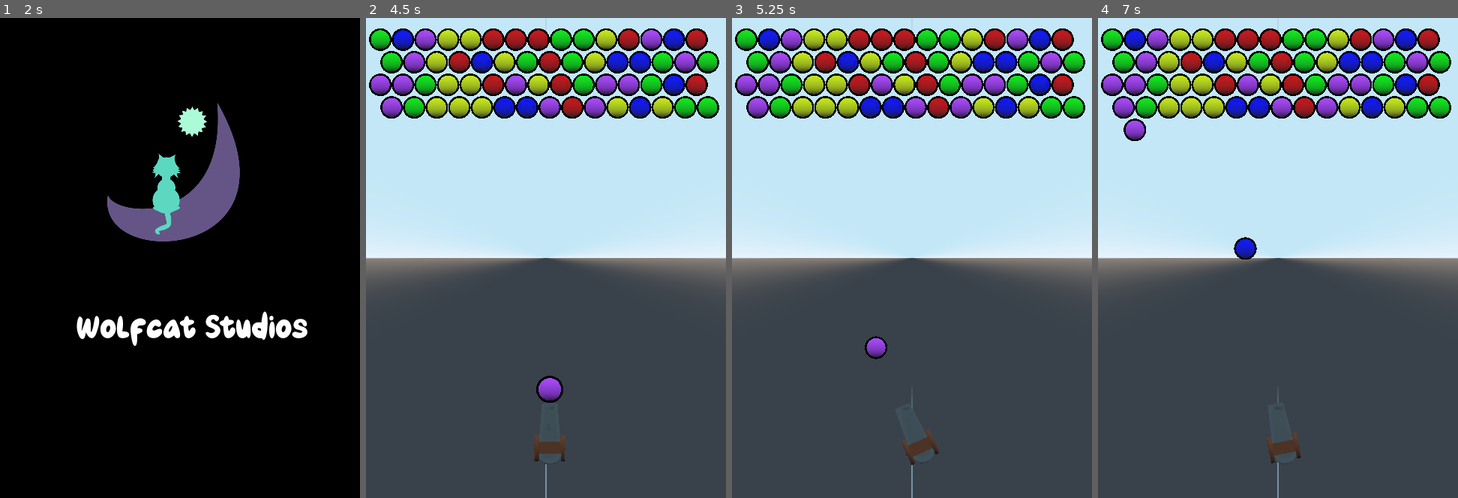
Above: before the commit, frames 1-4 (left to right).
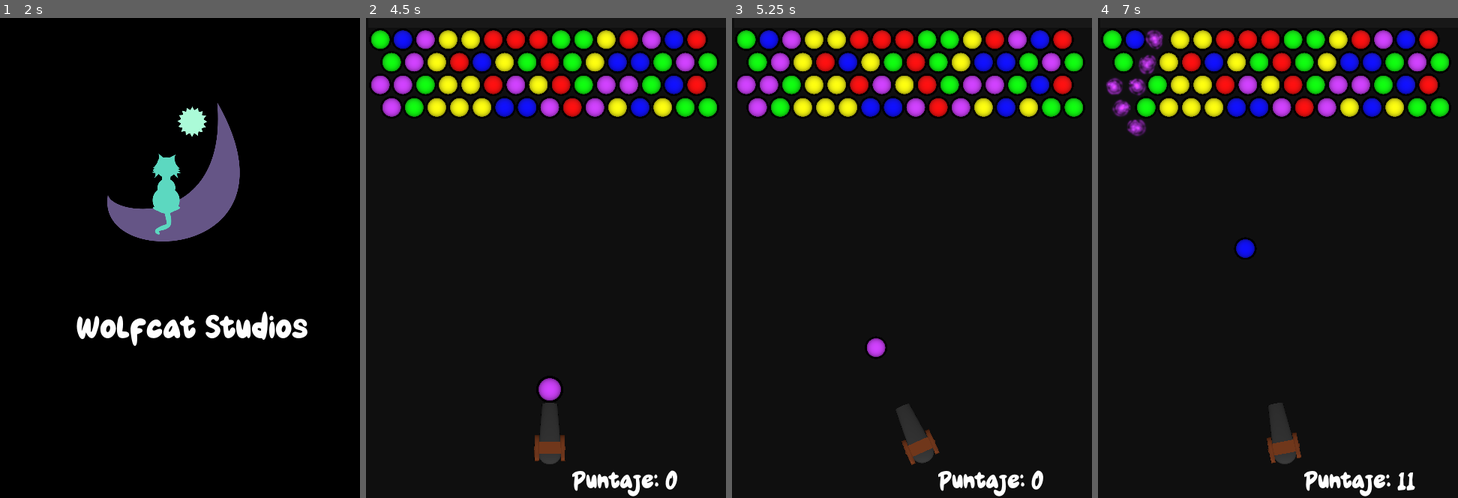
Above: after the commit, the same moments.

Repository: edkeran/Bubble_3D
Game: Godot game, scene res://StartEscene.tscn
Same seed, same stepped clock (60 frames per second), same inputs: the game is played once before the commit and once after it.
Inputs (mouse positions are in pixels of both pictures, inside the frame that each line leads up to):
- Up to frame 1 (2 s): move the mouse to (259, 234) at 0.52 s; press the mouse at (259, 234) at 0.53 s; move the mouse to (108, 282) at 1.27 s; release the mouse at (108, 282) at 1.28 s; click (108, 282) at 1.35 s
- Up to frame 2 (4.5 s): move the mouse to (582, 152) at 2.02 s; press the mouse at (582, 152) at 2.03 s; move the mouse to (528, 354) at 2.77 s; release the mouse at (528, 354) at 2.78 s; click (528, 354) at 2.85 s; move the mouse to (654, 330) at 3.52 s; press the mouse at (654, 330) at 3.53 s; release the mouse at (654, 330) at 4.25 s; click "Iniciar Partida" at 4.25 s
- Up to frame 3 (5.25 s): tap Enter at 5 s; move the mouse to (804, 186) at 5.02 s; click (804, 186) at 5.1 s
- Up to frame 4 (7 s): move the mouse to (1296, 258) at 5.77 s; press the mouse at (1296, 258) at 5.78 s; move the mouse to (1224, 138) at 6.52 s; release the mouse at (1224, 138) at 6.53 s; click (1224, 138) at 6.6 s

Frame 1 is identical in both runs. In frame 2, 94% of the frame differs, in the area x 0-100%, y 0-100%; in frame 3, 94%; in frame 4, 94%.

Commit message:
Adicion juego de velocidad y pantalla de game_over

Diff:
--- a/Assets/StartImages/LogoGame.svg
+++ b/Assets/StartImages/LogoGame.svg
@@ -3,8 +3,8 @@
 
 <svg
    width="210mm"
-   height="297mm"
-   viewBox="0 0 210 297"
+   height="181mm"
+   viewBox="0 0 210 181"
    version="1.1"
    id="svg5"
    inkscape:version="1.2.2 (732a01da63, 2022-12-09)"
@@ -24,9 +24,9 @@
      inkscape:deskcolor="#505050"
      inkscape:document-units="mm"
      showgrid="false"
-     inkscape:zoom="0.74564394"
-     inkscape:cx="466.71069"
-     inkscape:cy="454.64059"
+     inkscape:zoom="0.52724989"
+     inkscape:cx="709.34107"
+     inkscape:cy="587.9565"
      inkscape:window-width="1920"
      inkscape:window-height="1017"
      inkscape:window-x="-8"
--- /dev/null
+++ b/Assets/StartImages/endHappyFace.svg
@@ -0,0 +1,83 @@
+<?xml version="1.0" encoding="UTF-8" standalone="no"?>
+<!-- Created with Inkscape (http://www.inkscape.org/) -->
+
+<svg
+   width="105mm"
+   height="90mm"
+   viewBox="0 0 105 90"
+   version="1.1"
+   id="svg226"
+   inkscape:version="1.2.2 (732a01da63, 2022-12-09)"
+   sodipodi:docname="endHappyFace.svg"
+   xmlns:inkscape="http://www.inkscape.org/namespaces/inkscape"
+   xmlns:sodipodi="http://sodipodi.sourceforge.net/DTD/sodipodi-0.dtd"
+   xmlns="http://www.w3.org/2000/svg"
+   xmlns:svg="http://www.w3.org/2000/svg">
+  <sodipodi:namedview
+     id="namedview228"
+     pagecolor="#505050"
+     bordercolor="#eeeeee"
+     borderopacity="1"
+     inkscape:showpageshadow="0"
+     inkscape:pageopacity="0"
+     inkscape:pagecheckerboard="0"
+     inkscape:deskcolor="#505050"
+     inkscape:document-units="mm"
+     showgrid="false"
+     inkscape:zoom="0.74564394"
+     inkscape:cx="289.6825"
+     inkscape:cy="400.99568"
+     inkscape:window-width="1920"
+     inkscape:window-height="1017"
+     inkscape:window-x="-8"
+     inkscape:window-y="-8"
+     inkscape:window-maximized="1"
+     inkscape:current-layer="layer1" />
+  <defs
+     id="defs223" />
+  <g
+     inkscape:label="Capa 1"
+     inkscape:groupmode="layer"
+     id="layer1">
+    <path
+       style="fill:#008080;stroke-width:0.264583"
+       id="path288"
+       sodipodi:type="arc"
+       sodipodi:cx="53.225807"
+       sodipodi:cy="44.354824"
+       sodipodi:rx="42.580647"
+       sodipodi:ry="42.580647"
+       sodipodi:start="6.2782181"
+       sodipodi:end="6.278093"
+       sodipodi:arc-type="slice"
+       d="M 95.805928,44.143318 A 42.580647,42.580647 0 0 1 53.438645,86.934939 42.580647,42.580647 0 0 1 10.645699,44.568993 42.580647,42.580647 0 0 1 53.010306,1.7747229 42.580647,42.580647 0 0 1 95.805902,44.137991 l -42.580095,0.216833 z" />
+    <path
+       style="fill:#280b0b;stroke-width:0.264583"
+       id="path602"
+       sodipodi:type="arc"
+       sodipodi:cx="37.25806"
+       sodipodi:cy="31.935484"
+       sodipodi:rx="9.2258062"
+       sodipodi:ry="9.2258062"
+       sodipodi:start="6.2782181"
+       sodipodi:end="6.278093"
+       sodipodi:arc-type="slice"
+       d="m 46.483753,31.889658 a 9.2258062,9.2258062 0 0 1 -9.179578,9.271517 9.2258062,9.2258062 0 0 1 -9.271804,-9.179288 9.2258062,9.2258062 0 0 1 9.178998,-9.272091 9.2258062,9.2258062 0 0 1 9.272378,9.178707 l -9.225687,0.04698 z" />
+    <path
+       style="fill:#280b0b;stroke-width:0.264583"
+       id="path602-1"
+       sodipodi:type="arc"
+       sodipodi:cx="67.419357"
+       sodipodi:cy="32.645168"
+       sodipodi:rx="9.2258062"
+       sodipodi:ry="9.2258062"
+       sodipodi:start="6.2782181"
+       sodipodi:end="6.278093"
+       sodipodi:arc-type="slice"
+       d="m 76.64505,32.599342 a 9.2258062,9.2258062 0 0 1 -9.179578,9.271517 9.2258062,9.2258062 0 0 1 -9.271804,-9.179287 9.2258062,9.2258062 0 0 1 9.178997,-9.272092 9.2258062,9.2258062 0 0 1 9.272379,9.178708 l -9.225687,0.04698 z" />
+    <path
+       style="fill:#280b0b;stroke-width:0.264583"
+       d="m 20.580644,67.41936 c 0,0 46.483868,31.58064 69.548388,-19.51613"
+       id="path889" />
+  </g>
+</svg>
--- a/Bubble.gd
+++ b/Bubble.gd
@@ -8,6 +8,7 @@
 var offSetInit = Vector2(-16.8,24.4)
 var radius = 1.2
 var globalGridPos = Vector2(-1, -1)
+var currentColor
 
 signal bubble_collide(bubbleObj)
 
@@ -52,7 +53,6 @@
 	var posYGrid = round_to_dec(round_to_dec(offSetInit.y - yPosition,2),1)
 	posYGrid = int(round(posYGrid/(radius*2)) - 1)
 	self.translation.y = (offSetInit.y - (posYGrid * radius * 2)) - radius
-	print(posYGrid)
 	var posXGrid = -1
 	if(posYGrid % 2 == 0):
 		posXGrid = round_to_dec(round_to_dec(abs(offSetInit.x) + xPosition,2),1) + radius
@@ -62,7 +62,6 @@
 		posXGrid = round_to_dec(round_to_dec(abs(offSetInit.x) + xPosition,2),1)
 		posXGrid = int(abs(round(posXGrid/(radius*2))))
 		self.translation.x = (offSetInit.x + (posXGrid * radius * 2))
-	print(posXGrid)
 	globalGridPos.x = posXGrid
 	globalGridPos.y = posYGrid
 
--- a/BubbleGun.tscn
+++ b/BubbleGun.tscn
@@ -27,3 +27,5 @@
 
 [node name="ShootSound" type="AudioStreamPlayer" parent="."]
 stream = ExtResource( 1 )
+
+[node name="DirectionalLight" type="DirectionalLight" parent="."]
--- /dev/null
+++ b/GameOver.tscn
@@ -0,0 +1,72 @@
+[gd_scene load_steps=7 format=2]
+
+[ext_resource path="res://Assets/Fonts/Honey Bear.ttf" type="DynamicFontData" id=1]
+[ext_resource path="res://Assets/StartImages/endHappyFace.svg" type="Texture" id=2]
+
+[sub_resource type="DynamicFont" id=1]
+size = 31
+use_filter = true
+font_data = ExtResource( 1 )
+
+[sub_resource type="DynamicFont" id=2]
+size = 24
+use_filter = true
+font_data = ExtResource( 1 )
+
+[sub_resource type="DynamicFont" id=3]
+size = 29
+font_data = ExtResource( 1 )
+
+[sub_resource type="DynamicFont" id=4]
+size = 26
+use_filter = true
+font_data = ExtResource( 1 )
+
+[node name="GameOver" type="Control"]
+anchor_right = 1.0
+anchor_bottom = 1.0
+margin_left = -2.0
+margin_top = 2.0
+margin_right = -2.0
+margin_bottom = 2.0
+
+[node name="OverMessage" type="Label" parent="."]
+margin_left = 12.0
+margin_top = 24.0
+margin_right = 470.0
+margin_bottom = 62.0
+custom_fonts/font = SubResource( 1 )
+text = "Has perdido intentalo nuevamente"
+
+[node name="FinalScoreMessage" type="Label" parent="."]
+margin_left = 113.0
+margin_top = 313.0
+margin_right = 365.0
+margin_bottom = 342.0
+custom_fonts/font = SubResource( 2 )
+text = "Su puntaje final ha sido:"
+
+[node name="FinalScore" type="Label" parent="."]
+margin_left = 231.0
+margin_top = 350.0
+margin_right = 304.0
+margin_bottom = 389.0
+custom_fonts/font = SubResource( 3 )
+text = "0"
+
+[node name="BackMenu" type="Button" parent="."]
+margin_left = 131.0
+margin_top = 481.0
+margin_right = 332.0
+margin_bottom = 525.0
+custom_fonts/font = SubResource( 4 )
+text = "Volver al inicio"
+
+[node name="endHappyFace" type="TextureRect" parent="."]
+margin_left = 126.0
+margin_top = 100.0
+margin_right = 522.0
+margin_bottom = 440.0
+rect_scale = Vector2( 0.5, 0.5 )
+texture = ExtResource( 2 )
+stretch_mode = 1
--- a/Main.gd
+++ b/Main.gd
@@ -9,15 +9,23 @@
 #La posicion -15 representa la posicion inicial de una fila en 3D y la 24.4 representa la Y inicial en 3D
 var offSet = Vector2(-16.8,24.4)
 var matrPosBub = []
+var correFila = false
 
 func _ready():
+	var songGame = AudioStreamPlayer.new()
+	var musicGame = load("res://Assets/Sounds/SongMain.mp3")
+	songGame.stream = musicGame
+	self.add_child(songGame)
+	songGame.play()
 	if(isRtxMode):
 		load_rtx_mode()
+	$ScoreCount.uploadScore()
 	fill_empty_mat()
 	gen_init_game()
 	gen_bubble_shot()
 
 func load_rtx_mode():
+	$Camera.translation.z = 37
 	$Camera.set_projection(0)
 
 func fill_empty_mat():
@@ -28,39 +36,38 @@
 		matrPosBub.append(arrY)
 
 func gen_init_game():
-	var correFila = false
 	var j=0.0
 	var cantRows = 4
 	var currentY = offSet.y - radioBurbuja
 	while(j < cantRows):
 		correFila = not correFila
-		var rowBubbles = gen_row_bubble(currentY, correFila)
+		var rowBubbles = gen_row_bubble(currentY,j,correFila)
 		matrPosBub[int(j)] = rowBubbles
 		currentY-=radioBurbuja*2
 		j+=1
 
 func gen_bubble_shot():
-	bubbleShoot = gen_bubble(0,4.2, false)
+	bubbleShoot = gen_bubble(0,4.2,-1,-1,false)
 	bubbleShoot.translation.z = get_node("BubbleGun").translation.z
 	get_node("BubbleGun").add_child(bubbleShoot, false)
 	bubbleShoot.isShootBall = true
 	bubbleShoot.connect("bubble_collide", self, "_bubble_collided")
 
-func gen_row_bubble(y, correFila):
+func gen_row_bubble(y,j,correFila):
 	var bubbleLstCreated = []
 	var i = 0.0
 	var cantCols = 15
 	var currentX = 0.0
 	while(i < cantCols):
 		randomObj.randomize()
-		var bubble = gen_bubble(currentX+offSet.x,y, correFila)
+		var bubble = gen_bubble(currentX+offSet.x,y,j,i,correFila)
 		add_child(bubble)
 		currentX+=radioBurbuja*2
 		bubbleLstCreated.append(bubble)
 		i+=1
 	return bubbleLstCreated
 
-func gen_bubble(x,y,correFila):
+func gen_bubble(x,y,j,i,correFila):
 	var pos = randomObj.randi_range(0,4)
 	var bubble = sceneBubble.instance()
 	var materialBubble = bubble.get_node("MeshInstance").get_surface_material(0)
@@ -76,6 +83,9 @@
 	else:
 		newPos = Vector3(x,y,0)
 	bubble.translate(newPos)
+	bubble.globalGridPos.y = j
+	bubble.globalGridPos.x = i
+	bubble.currentColor = colorEnum.arrColor[pos]
 	return bubble
 
 func _input(event):
@@ -91,6 +101,89 @@
 			bubbleShoot.shoot_bubble()
 
 func _bubble_collided(bubbleObj):
-	#It must be added the bubble in the main bubble reference matrix
+	if(bubbleObj.globalGridPos.y > 13 or bubbleObj.globalGridPos.x > 14):
+		_game_over()
+		return
 	matrPosBub[bubbleObj.globalGridPos.y][bubbleObj.globalGridPos.x] = bubbleObj
+	var cluster = getClusterSameColor([],bubbleObj)
+	if(cluster.size() >=3):
+		$ScoreCount.score+= 5 + (2 *  (cluster.size() - 3))
+		$ScoreCount.uploadScore()
+	removeClustersNeightbores(cluster)
 	gen_bubble_shot()
+
+func getClusterSameColor(matrixCluster, ball):
+	var evenBallVert = [[0,1],[0,-1],[1,0],[-1,0],[1,1],[-1,1]]
+	var oddBallVert =  [[0,1],[0,-1],[1,0],[-1,0],[-1,-1],[1,-1]]
+	var selectedPosition
+	if(int(ball.globalGridPos.y) % 2 == 1):
+		selectedPosition = evenBallVert
+	else:
+		selectedPosition = oddBallVert
+	for positionNeighbor in selectedPosition:
+			if(positionNeighbor[0] + int(ball.globalGridPos.y) < matrPosBub.size()
+			&& positionNeighbor[1] + int(ball.globalGridPos.x) < matrPosBub[0].size()
+			&& positionNeighbor[0] + int(ball.globalGridPos.y) >= 0
+			&& positionNeighbor[1] + int(ball.globalGridPos.x) >= 0):
+				var ballClust = matrPosBub[positionNeighbor[0] + int(ball.globalGridPos.y)][positionNeighbor[1] + int(ball.globalGridPos.x)]
+				if( ballClust != null && ballClust.currentColor == ball.currentColor):
+					if(!matrixCluster.has(ballClust)):
+						matrixCluster.append(ballClust)
+						matrixCluster = getClusterSameColor(matrixCluster,ballClust)
+	return matrixCluster
+
+func removeClustersNeightbores(cluster):
+	for object in cluster:
+		if(object != null && cluster.size() >= 3):
+			var particuleEscene = load("res://ParticuleBub.tscn").instance()
+			particuleEscene.translation.x = object.translation.x
+			particuleEscene.translation.y = object.translation.y
+			particuleEscene.translation.z = 0
+			particuleEscene.get_children()[0].process_material.color = Color(object.currentColor.x,object.currentColor.y,object.currentColor.z,1)
+			self.add_child(particuleEscene)
+			self.remove_child(object)
+			matrPosBub[object.globalGridPos.y][object.globalGridPos.x] = null
+			var audio = load("res://Assets/Sounds/bubblePop.mp3")
+			$AudioStreamPlayer3D.stream = audio
+			$AudioStreamPlayer3D.play()
+
+#Function to generate a top bubble each time
+func _gen_top_row():
+	#move_bubbles_rows_down()
+	#_fills_firts_row()
+	#correFila = not correFila
+	pass
+
+func _fills_firts_row():
+	var j=0.0
+	var cantRows = 1
+	var currentY = offSet.y - radioBurbuja
+	while(j < cantRows):
+		var rowBubbles = gen_row_bubble(currentY,j,correFila)
+		matrPosBub[int(j)] = rowBubbles
+		currentY-=radioBurbuja*2
+		j+=1
+
+func move_bubbles_rows_down():
+	var limitCol = -1
+	var limitRow = -1
+	var i = 13
+	var j
+	while i > limitCol:
+		j = 14
+		while j > limitRow:
+			if(matrPosBub[i][j] != null):
+				matrPosBub[i][j].translation.y -= radioBurbuja * 2
+				matrPosBub[i][j].globalGridPos.y = i + 1
+				var bubbleCurrent = matrPosBub[i][j]
+				matrPosBub[i][j] = null
+				matrPosBub[i+1][j] = bubbleCurrent
+			j-=1
+		i-=1
+
+func _game_over():
+	var scena = load("res://GameOver.tscn").instance()
+	$AudioStreamPlayer3D.stop()
+	get_tree().get_root().add_child(scena)
+	get_tree().get_root().remove_child(self)
+	self.queue_free()
--- a/Main.tscn
+++ b/Main.tscn
@@ -1,30 +1,21 @@
-[gd_scene load_steps=6 format=2]
+[gd_scene load_steps=8 format=2]
 
 [ext_resource path="res://WallCollition.tscn" type="PackedScene" id=1]
 [ext_resource path="res://BubbleGun.tscn" type="PackedScene" id=2]
 [ext_resource path="res://Main.gd" type="Script" id=3]
+[ext_resource path="res://Roof.tscn" type="PackedScene" id=4]
+[ext_resource path="res://Assets/Sounds/bubblePop.mp3" type="AudioStream" id=5]
+[ext_resource path="res://ScoreScene.tscn" type="PackedScene" id=6]
 
-[sub_resource type="ProceduralSky" id=1]
-radiance_size = 0
-ground_curve = 0.0565687
-sun_color = Color( 0.705882, 0.301961, 0.301961, 1 )
-
-[sub_resource type="Environment" id=2]
-background_mode = 2
-background_sky = SubResource( 1 )
-tonemap_mode = 1
-ss_reflections_enabled = true
-ss_reflections_fade_in = 0.270375
-dof_blur_far_distance = 0.01
-dof_blur_far_transition = 0.01
-dof_blur_far_amount = 0.04
-dof_blur_far_quality = 0
+[sub_resource type="Environment" id=1]
+background_mode = 1
+background_color = Color( 0.0627451, 0.0627451, 0.0627451, 1 )
 
 [node name="Main" type="Spatial"]
 script = ExtResource( 3 )
 
 [node name="Camera" type="Camera" parent="."]
-transform = Transform( 1, 0, 0, 0, 1, 0, 0, 0, 1, -0.4, 0, 32.423 )
+transform = Transform( 1, 0, 0, 0, 1, 0, 0, 0, 1, -0.4, 0, 32.43 )
 projection = 1
 size = 51.0
 near = 0.01
@@ -32,11 +23,25 @@
 [node name="BubbleGun" parent="." instance=ExtResource( 2 )]
 transform = Transform( 1.2, 0, 0, 0, 1.2, 0, 0, 0, 1.2, 0, -19, 0 )
 
-[node name="WorldEnvironment" type="WorldEnvironment" parent="."]
-environment = SubResource( 2 )
-
 [node name="RWall" parent="." instance=ExtResource( 1 )]
 transform = Transform( 1, 0, 0, 0, 6, 0, 0, 0, 0, 19.1374, 0, 0 )
 
 [node name="LWall" parent="." instance=ExtResource( 1 )]
 transform = Transform( 1, 0, 0, 0, 6, 0, 0, 0, 0, -19.8668, 0, 0 )
+
+[node name="WorldEnvironment" type="WorldEnvironment" parent="."]
+environment = SubResource( 1 )
+
+[node name="Roof" parent="." instance=ExtResource( 4 )]
+transform = Transform( 1, 0, 0, 0, 1, 0, 0, 0, 1, -0.25, 25, 0 )
+
+[node name="AudioStreamPlayer3D" type="AudioStreamPlayer" parent="."]
+stream = ExtResource( 5 )
+
+[node name="ScoreCount" parent="." instance=ExtResource( 6 )]
+
+[node name="TimerNewRow" type="Timer" parent="."]
+wait_time = 6.0
+autostart = true
+
+[connection signal="timeout" from="TimerNewRow" to="." method="_gen_top_row"]
--- a/MainMenu.gd
+++ b/MainMenu.gd
@@ -2,12 +2,14 @@
 
 var isRtxMode = false
 var sceneGame = preload("res://Main.tscn")
+signal stopSong
 
 func _on_StartButton_pressed():
 	var scena = sceneGame.instance()
 	scena.isRtxMode = self.isRtxMode
 	get_tree().get_root().add_child(scena)
 	get_tree().get_root().remove_child(self)
+	self.queue_free()
 
 func _on_ExitButton_pressed():
 	get_tree().quit()
--- /dev/null
+++ b/ParticuleBub.gd
@@ -0,0 +1,8 @@
+extends Spatial
+var lifetime = 1.3
+var time_remaining = lifetime
+
+func _process(delta):
+	time_remaining -= delta
+	if time_remaining <= 0:
+		queue_free()
--- /dev/null
+++ b/ParticuleBub.tscn
@@ -0,0 +1,44 @@
+[gd_scene load_steps=8 format=2]
+
+[ext_resource path="res://Assets/Particles/light_01.png" type="Texture" id=1]
+[ext_resource path="res://ParticuleBub.gd" type="Script" id=2]
+
+[sub_resource type="SpatialMaterial" id=1]
+flags_transparent = true
+flags_unshaded = true
+vertex_color_use_as_albedo = true
+params_blend_mode = 1
+params_billboard_mode = 3
+particles_anim_h_frames = 1
+particles_anim_v_frames = 1
+particles_anim_loop = false
+albedo_texture = ExtResource( 1 )
+
+[sub_resource type="Curve" id=4]
+_data = [ Vector2( 0.0280899, 0.330682 ), 0.0, 0.0, 0, 0, Vector2( 1, 1 ), 0.0, 0.0, 0, 0 ]
+
+[sub_resource type="CurveTexture" id=5]
+curve = SubResource( 4 )
+
+[sub_resource type="ParticlesMaterial" id=2]
+emission_shape = 1
+emission_sphere_radius = 0.2
+gravity = Vector3( 0, 0, 0 )
+angular_velocity = 15.0
+angular_velocity_random = 1.0
+angle = 360.0
+angle_random = 1.0
+scale = 1.2
+scale_curve = SubResource( 5 )
+
+[sub_resource type="QuadMesh" id=3]
+
+[node name="ParticuleBubble" type="Spatial"]
+script = ExtResource( 2 )
+
+[node name="Particles" type="Particles" parent="."]
+transform = Transform( 2, 0, 0, 0, 2, 0, 0, 0, 2, 0, 0, 0 )
+material_override = SubResource( 1 )
+amount = 4
+process_material = SubResource( 2 )
+draw_pass_1 = SubResource( 3 )
--- /dev/null
+++ b/Roof.tscn
@@ -0,0 +1,19 @@
+[gd_scene load_steps=4 format=2]
+
+[sub_resource type="CubeMesh" id=1]
+
+[sub_resource type="SpatialMaterial" id=3]
+albedo_color = Color( 0.0470588, 0.0470588, 0.0470588, 1 )
+
+[sub_resource type="BoxShape" id=2]
+extents = Vector3( 19, 0.5, 0.5 )
+
+[node name="Roof" type="KinematicBody"]
+
+[node name="MeshInstance" type="MeshInstance" parent="."]
+transform = Transform( 19, 0, 0, 0, 0.5, 0, 0, 0, 0.5, 0, 0, 0 )
+mesh = SubResource( 1 )
+material/0 = SubResource( 3 )
+
+[node name="CollisionShape" type="CollisionShape" parent="."]
+shape = SubResource( 2 )
--- /dev/null
+++ b/ScoreScene.gd
@@ -0,0 +1,6 @@
+extends Control
+
+var score = 0
+
+func uploadScore():
+	$RichTextLabel.text = "Puntaje: " + str(score)
--- /dev/null
+++ b/ScoreScene.tscn
@@ -0,0 +1,22 @@
+[gd_scene load_steps=4 format=2]
+
+[ext_resource path="res://Assets/Fonts/Honey Bear.ttf" type="DynamicFontData" id=1]
+[ext_resource path="res://ScoreScene.gd" type="Script" id=2]
+
+[sub_resource type="DynamicFont" id=1]
+size = 32
+use_filter = true
+font_data = ExtResource( 1 )
+
+[node name="ScoreCount" type="Control"]
+anchor_right = 1.0
+anchor_bottom = 1.0
+script = ExtResource( 2 )
+
+[node name="RichTextLabel" type="RichTextLabel" parent="."]
+margin_left = 275.0
+margin_top = 599.0
+margin_right = 480.0
+margin_bottom = 646.0
+custom_fonts/normal_font = SubResource( 1 )
+text = "Puntaje:"
--- a/project.godot
+++ b/project.godot
@@ -12,7 +12,7 @@
 
 config/name="Bubble 3d"
 run/main_scene="res://StartEscene.tscn"
-config/icon="res://Assets/StartImages/LogoGame.svg"
+config/icon="res://Assets/StartImages/LogoGame.png"
 
 [display]
 
Binary file added: Assets/Particles/circle_01.png
Not shown, added: Assets/Particles/circle_01.png.import
Binary file added: Assets/Particles/circle_02.png
Not shown, added: Assets/Particles/circle_02.png.import
Binary file added: Assets/Particles/circle_03.png
Not shown, added: Assets/Particles/circle_03.png.import
Binary file added: Assets/Particles/circle_04.png
Not shown, added: Assets/Particles/circle_04.png.import
Binary file added: Assets/Particles/circle_05.png
Not shown, added: Assets/Particles/circle_05.png.import
Binary file added: Assets/Particles/dirt_01.png
Not shown, added: Assets/Particles/dirt_01.png.import
(and 162 more such lines)
